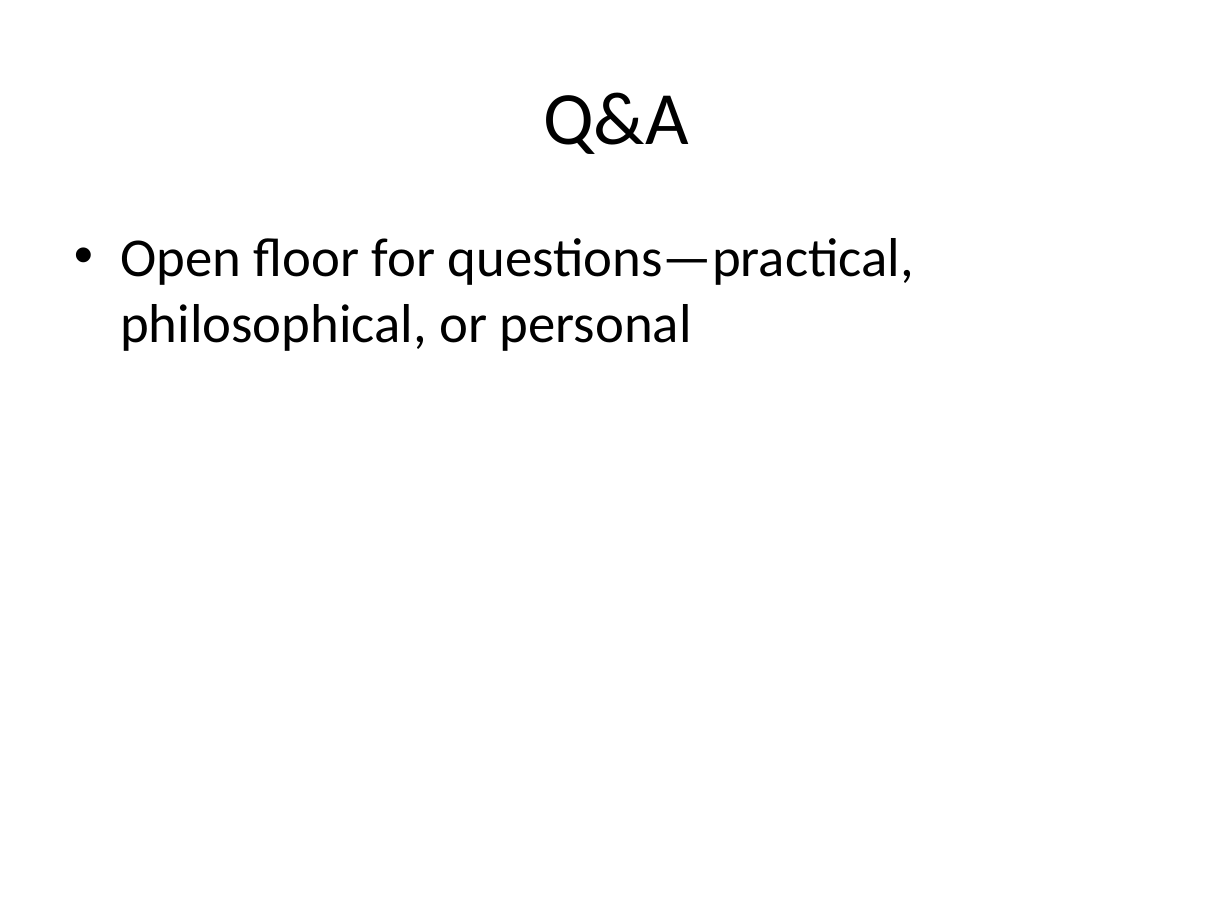
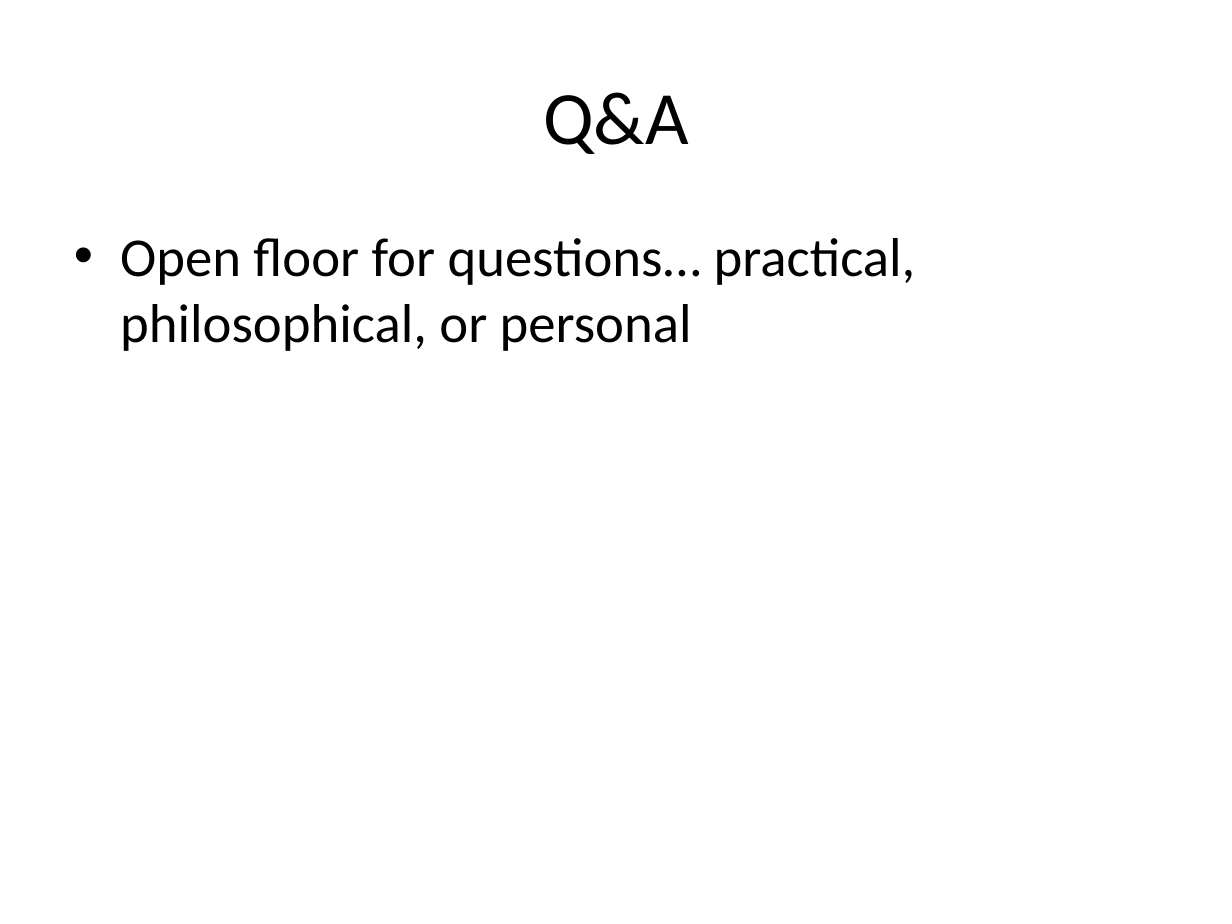
Before and after one commit to stringfestdata/hillsdale-networking-101, a slide deck: slide 11 of networking-as-self-governance.pptx. Drawn at 1232x924 pixels with LibreOffice and Linux fonts; fonts in the diff are those of the drawing. Boxes give left, top, right and bottom in pixels: in the first picture for what was removed or moved away, otherwise in the second. Text is boxed around its words. In the diff, an @@ line names an element or a change of style, - is before the commit and + after.

```diff
--- a/networking-as-self-governance.pptx
+++ b/networking-as-self-governance.pptx
@@ text at (x1=120, y1=238, x2=916, y2=351): text changed @@
-• Open floor for questions—practical, philosophical, or personal
+• Open floor for questions… practical, philosophical, or personal
```
Also in this commit, not shown: 10 other slides changed, 1 slide added, 1 slide removed, 2 other files.
